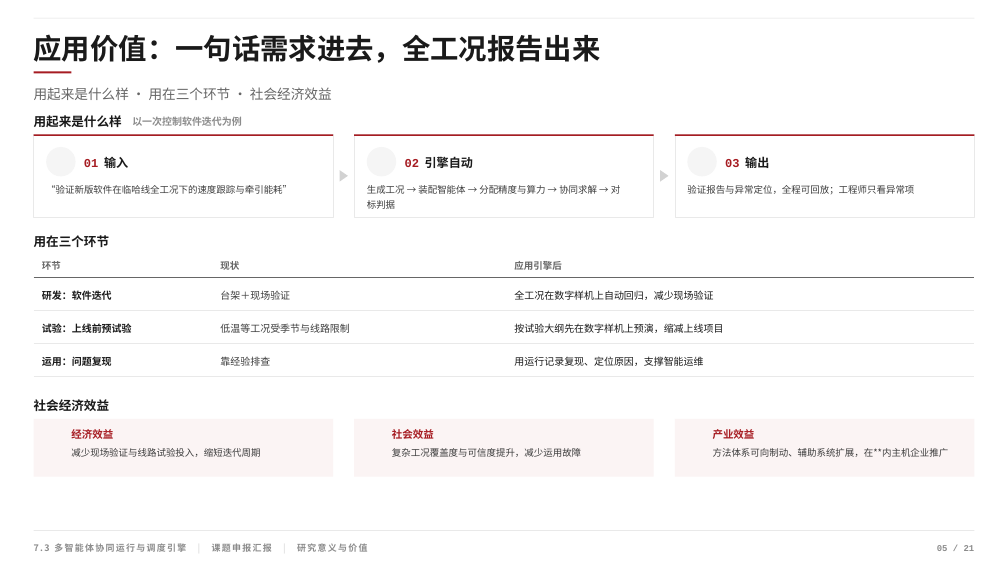
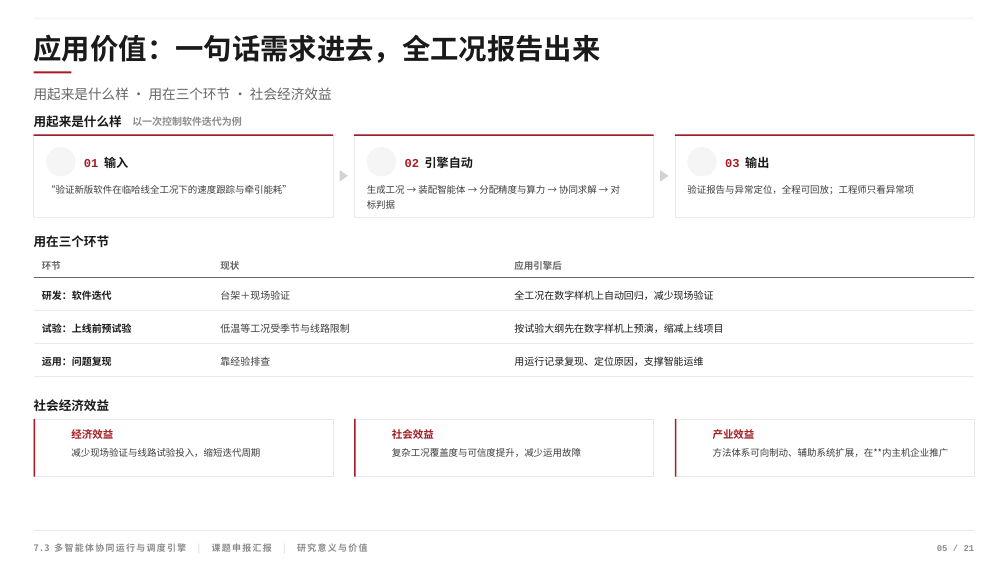
Before and after one commit to huosi012/PPT, a slide deck: slide 5 of 项目汇报PPT.pptx. Drawn at 1008x567 pixels with LibreOffice and Linux fonts; fonts in the diff are those of the drawing; background and template pictures are left out. Boxes give left, top, right and bottom in pixels: in the first picture for what was removed or moved away, otherwise in the second. Text is boxed around its words. In the diff, an @@ line names an element or a change of style, - is before the commit and + after.

```diff
--- a/项目汇报PPT.pptx
+++ b/项目汇报PPT.pptx
@@ rectangle added at [33,419,35,476], fill #A61C22 @@
@@ rectangle added at [355,419,356,476], fill #A61C22 @@
@@ fill #FBF4F4 to #FFFFFF; outline none to #E9E9E9 0.5 pt in 3 elements at [33,419,333,476], [355,419,654,476], [675,419,975,476] @@
@@ rectangle added at [675,419,677,476], fill #A61C22 @@
```
Also in this commit, not shown: 8 other slides changed, 24 other files.
